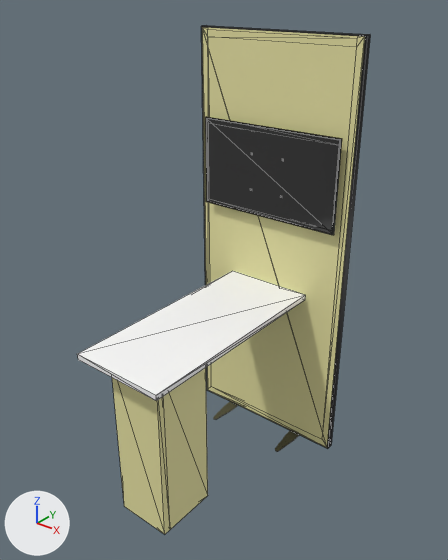
One commit to the glTF model models/backdrops/Moduluxe/Console Module.glb: the scene before it, then after it.
The view is the same before and after, from a camera (50 mm lens) standing at (1.85, -2.74, 2.6) and looking at (0.03, -0.47, 1.19). Every picture has the same lights, and +X, +Y and +Z are marked at lower left. The first picture is the older version. Mesh edges are drawn as thin lines on the coarser meshes. Vertices at exactly the same position are counted once.

Objects in the first picture: 'Standard 38.029' and 2 more.
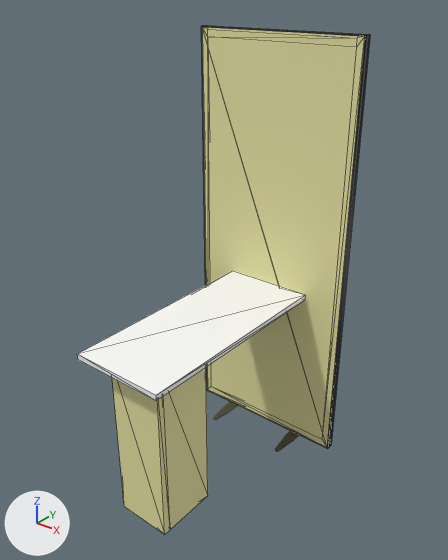
Commit message: Console Module no TV

What changed in the scene script:
```text
Change me_plane_110:
    used by ob_standard_38_029; location = (0.0, 0.0, 0.0)
    remove me_plane_110.from_pydata(...)  # 444 vertices, 602 faces; spans x -0.48..0.48, y -1.22..0.02, z 0.0..2.37
    add me_plane_110.from_pydata(...)  # 152 vertices, 270 faces; spans x -0.48..0.48, y -1.22..0.02, z 0.0..2.37
    me_plane_110 part 1: 15 loose pieces with 292 vertices, spanning x -0.43..0.43, y -0.07..-0.02, z 1.41..1.91, are deleted
    remove me_plane_110.materials.append(mat_tv_frame_001)
    remove me_plane_110.materials.append(mat_screen_002)
    remove me_plane_110.materials.append(mat_material_001)
```

Where the change shows, as pixel boxes [x1, y1, x2, y2] in the pictures (448 x 560 px):
part 1 of me_plane_110, deleted: before [205, 117, 342, 235]
